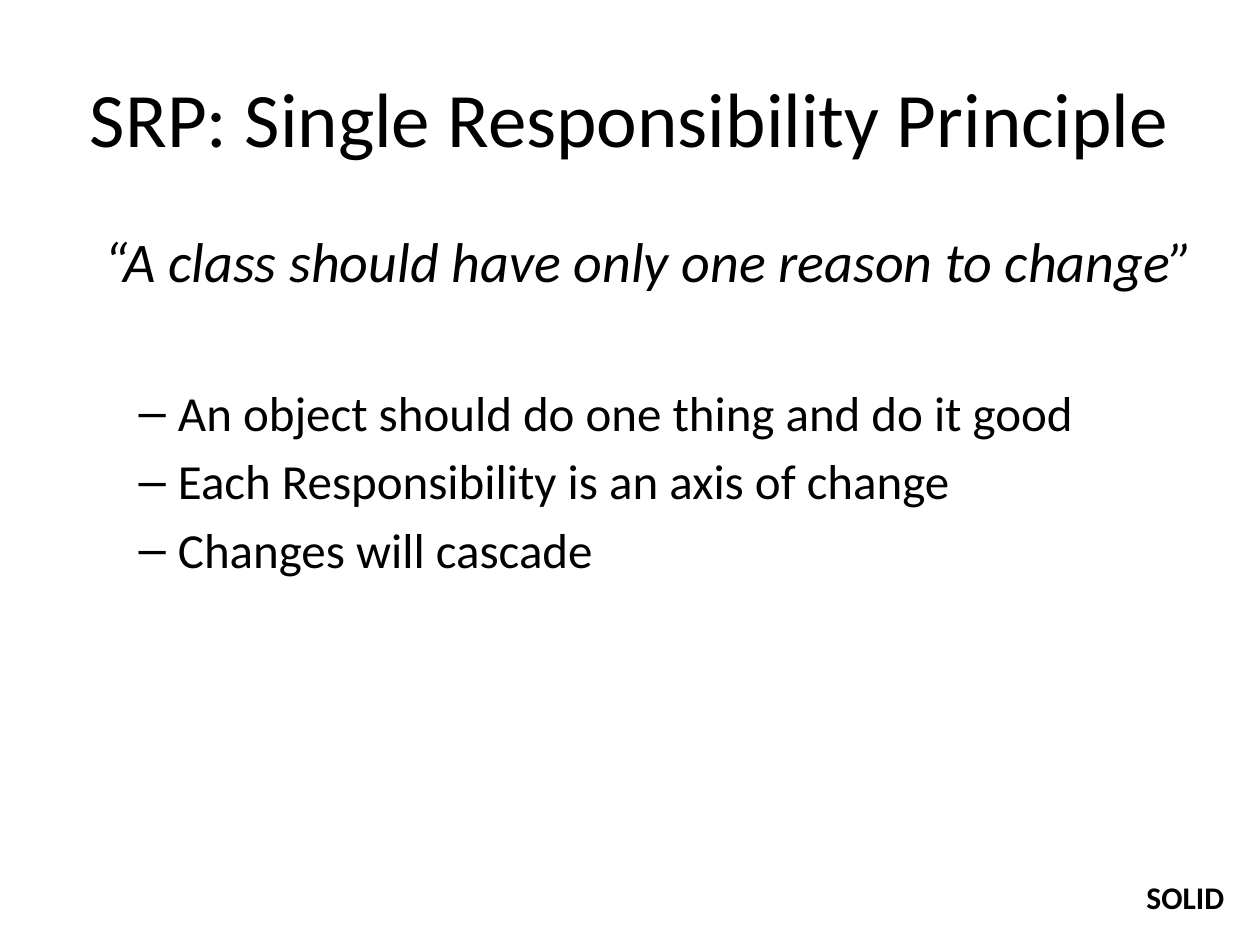
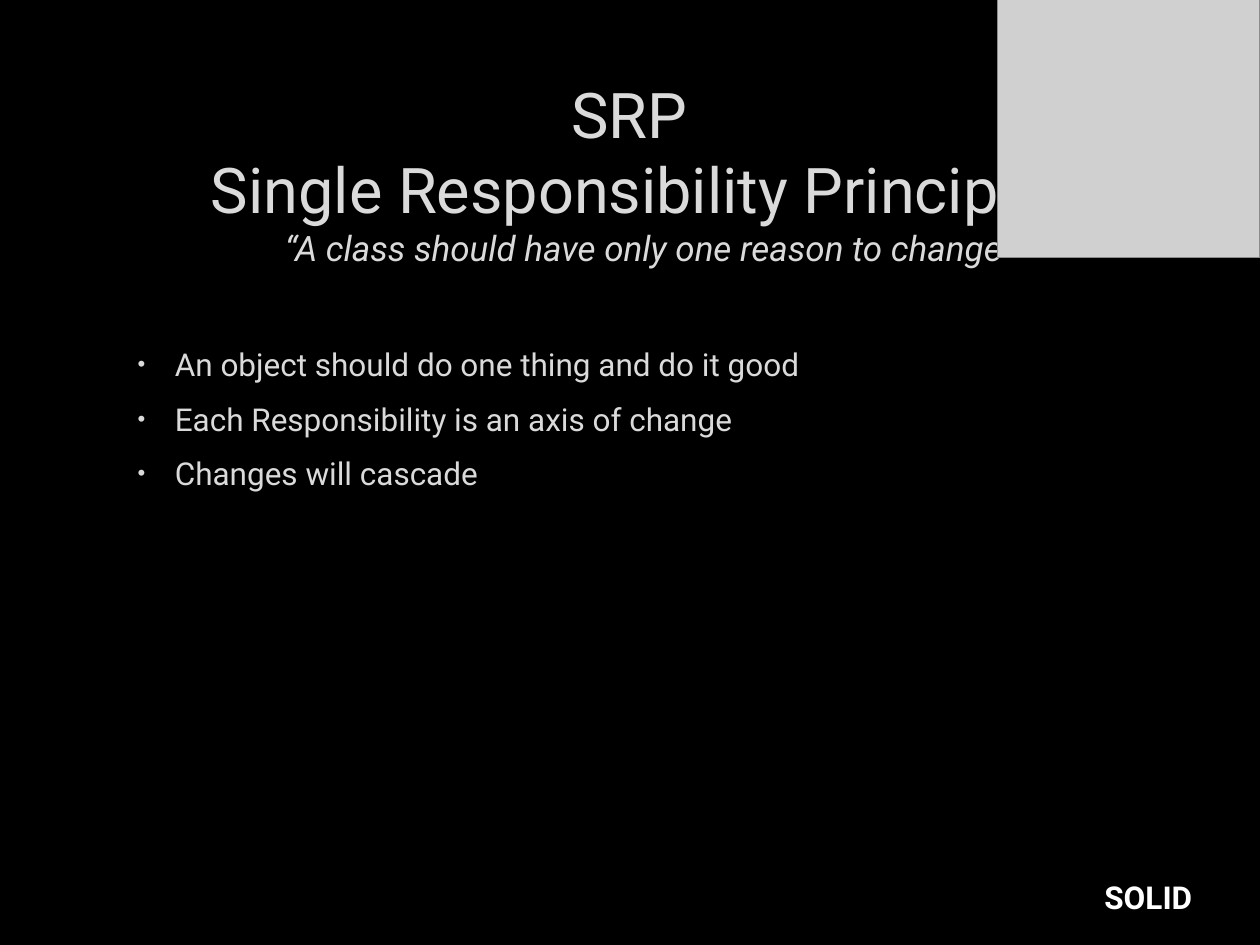
Before and after one commit to itenium-be/Talk-DesignPatterns, a slide deck: slide 12 of patterns.pptx. Drawn at 1260x945 pixels with LibreOffice and Linux fonts; fonts in the diff are those of the drawing; grey boxes stand for pictures; background and template pictures are left out. Boxes give left, top, right and bottom in pixels: in the first picture for what was removed or moved away, otherwise in the second. Text is boxed around its words. In the diff, an @@ line names an element or a change of style, - is before the commit and + after.

Commit message:
ppt: new itenium layout

```diff
--- a/patterns.pptx
+++ b/patterns.pptx
@@ background #FFFFFF to picture (left out) @@
@@ picture added at (998,0,1260,257) @@
@@ title at (211,92,1047,229): text changed; size 44 to 36 pt; font Calibri to Roboto; text colour #000000 to #DADADA @@
-SRP: Single Responsibility Principle
+SRP
+Single Responsibility Principle
@@ text "“A class should have only ..." at (175,229,1014,492): size 32 to 20 pt in "“A class should have only one reason ..."; font Calibri to Roboto, text colour #000000 to #DADADA, letter outline none to #404040 0.75 pt; size 28 to 18 pt in "An object should do one thing and ...", "Each Responsibility is an axis of change", "Changes will cascade"; more space between paragraphs; bullet – to • @@
@@ text "SOLID": place and size @@
-text "SOLID" at (1146,888,1224,910)
+text "SOLID" at (1104,886,1192,910)
@@ text "SOLID" at (1104,886,1192,910): font Calibri to Roboto, text colour #000000 to #FFFFFF @@
```
Also in this commit, not shown: 41 other slides changed.
